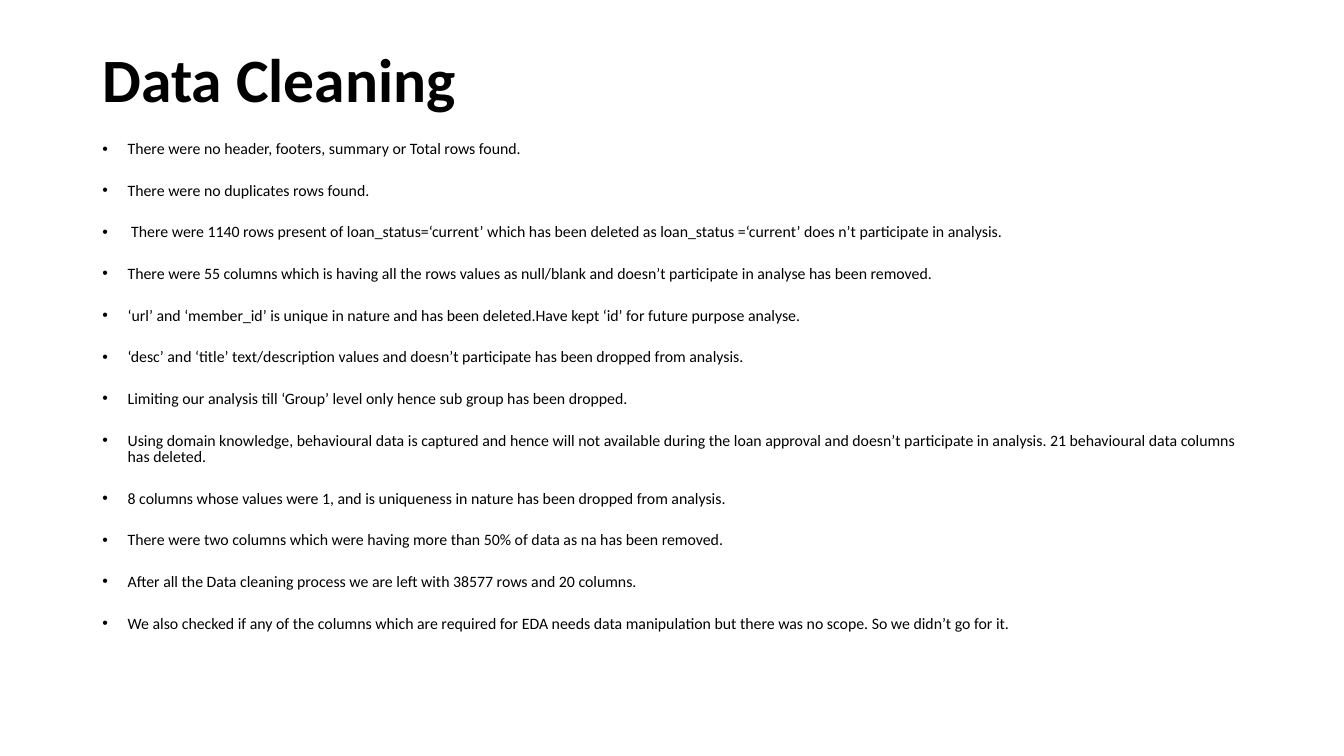
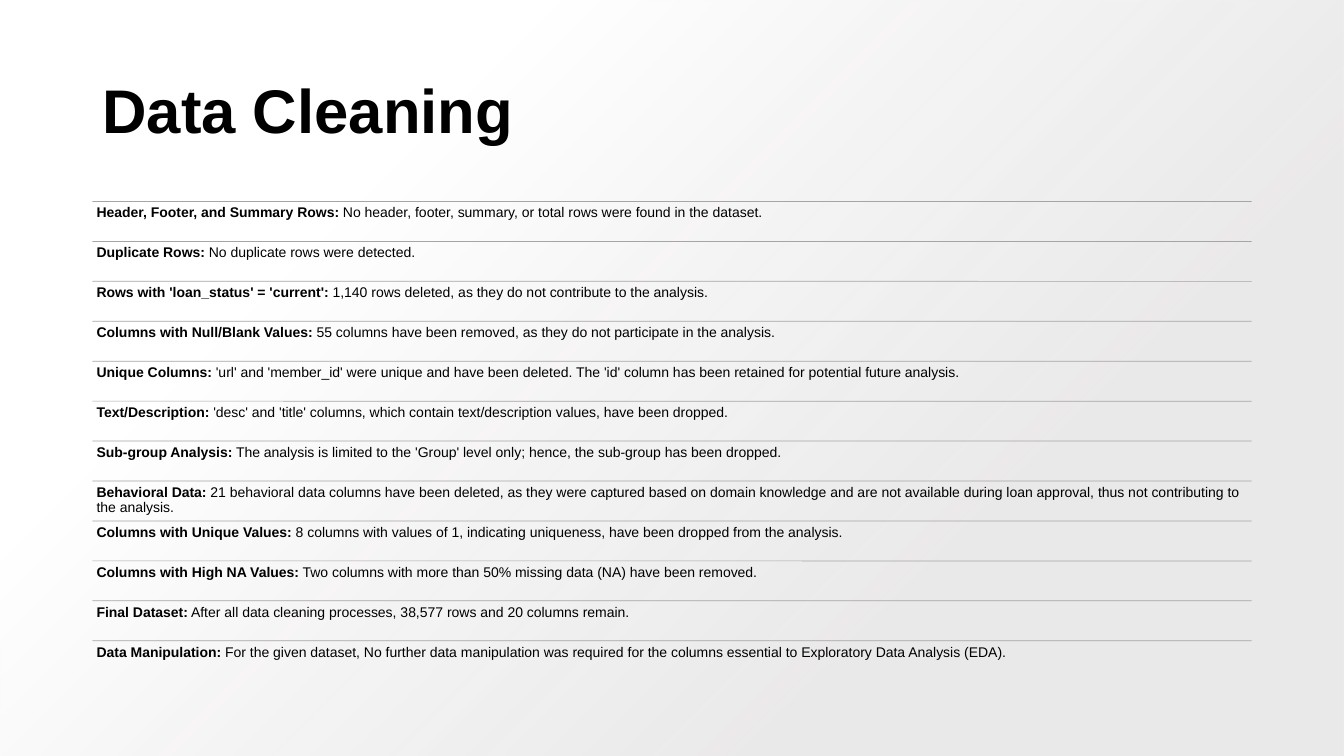
Before and after one commit to supriyaKU23/LendingClubCaseStudy, a slide deck: slide 5 of Lending Club Case Study.pptx. Drawn at 1344x756 pixels with LibreOffice and Linux fonts; fonts in the diff are those of the drawing; background and template pictures are left out. Boxes give left, top, right and bottom in pixels: in the first picture for what was removed or moved away, otherwise in the second. Text is boxed around its words. In the diff, an @@ line names an element or a change of style, - is before the commit and + after.

```diff
--- a/Lending Club Case Study.pptx
+++ b/Lending Club Case Study.pptx
@@ rectangle added at (x1=0, y1=0, x2=1344, y2=756), fill gradient #E7E6E6 to #FFFFFF @@
@@ title "Data Cleaning" at (x1=102, y1=88, x2=513, y2=145): font Calibri to Arial @@
@@ text removed at (x1=128, y1=143, x2=1235, y2=632) @@
-• There were no header, footers, summary or Total rows found.
-• There were no duplicates rows found.
-• There were 1140 rows present of loan_status=‘current’ which has been deleted as loan_status =‘current’ does n’t participate in analysis.
-• There were 55 columns which is having all the rows values as null/blank and doesn’t participate in analyse has been removed.
-• ‘url’ and ‘member_id’ is unique in nature and has been deleted.Have kept ‘id’ for future purpose analyse.
-• ‘desc’ and ‘title’ text/description values and doesn’t participate has been dropped from analysis.
-• Limiting our analysis till ‘Group’ level only hence sub group has been dropped.
-• Using domain knowledge, behavioural data is captured and hence will not available during the loan approval and doesn’t participate in analysis. 21 behavioural data columns has deleted.
-• 8 columns whose values were 1, and is uniqueness in nature has been dropped from analysis.
-• There were two columns which were having more than 50% of data as na has been removed.
-• After all the Data cleaning process we are left with 38577 rows and 20 columns.
-• We also checked if any of the columns which are required for EDA needs data manipulation but there was no scope. So we didn’t go for it.
@@ group added at (x1=93, y1=202, x2=1252, y2=660): 12 lines, 12 texts @@
+Header, Footer, and Summary Rows: No header, footer, summary, or total rows were found in the dataset.
+Duplicate Rows: No duplicate rows were detected.
+Rows with 'loan_status' = 'current': 1,140 rows deleted, as they do not contribute to the analysis.
+Columns with Null/Blank Values: 55 columns have been removed, as they do not participate in the analysis.
+Unique Columns: 'url' and 'member_id' were unique and have been deleted. The 'id' column has been retained for potential future analysis.
+Text/Description: 'desc' and 'title' columns, which contain text/description values, have been dropped.
+Sub-group Analysis: The analysis is limited to the 'Group' level only; hence, the sub-group has been dropped.
+Behavioral Data: 21 behavioral data columns have been deleted, as they were captured based on domain knowledge and are not available during loan approval, thus not contributing to the analysis.
+Columns with Unique Values: 8 columns with values of 1, indicating uniqueness, have been dropped from the analysis.
+Columns with High NA Values: Two columns with more than 50% missing data (NA) have been removed.
+Final Dataset: After all data cleaning processes, 38,577 rows and 20 columns remain.
+Data Manipulation: For the given dataset, No further data manipulation was required for the columns essential to Exploratory Data Analysis (EDA).
```
Also in this commit, not shown: 9 other slides changed, 20 slides added, 2 slides removed.
